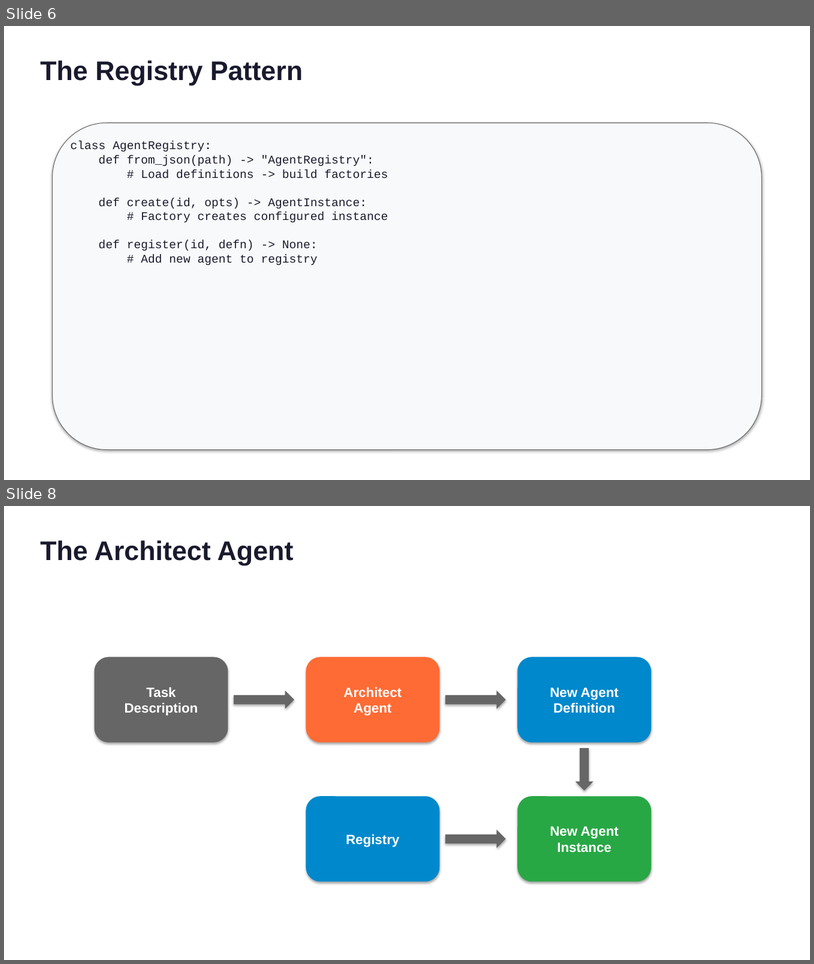
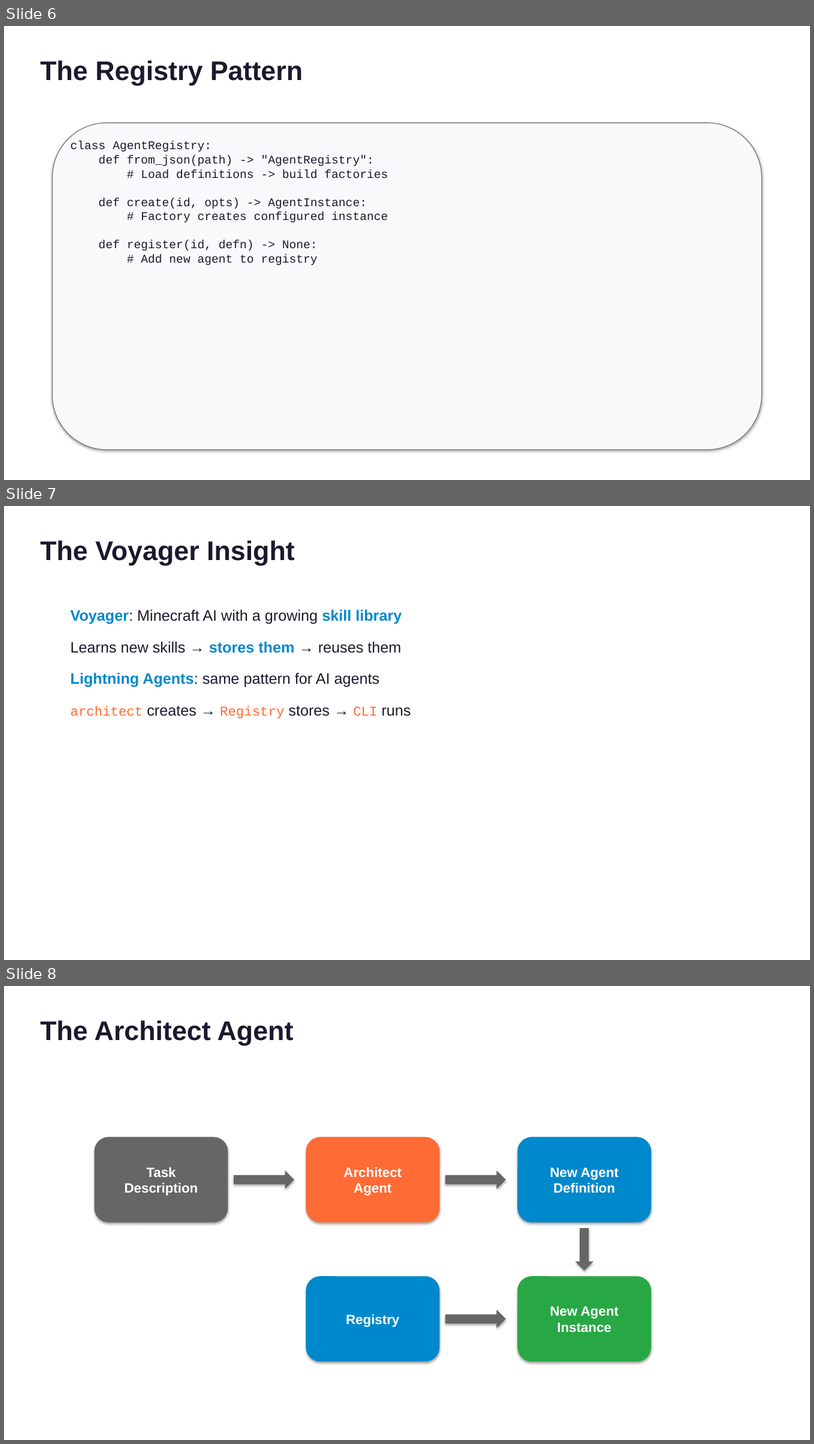
Before and after one commit to RPirruccio/lightning-agents, a slide deck: presentation/output/lightning-agents.pptx. Shown one above the other, each under a label of ours: slides 6 and 8 before the commit, slides 6, 7 and 8 after it; the slides between them are not shown. The pictures are 814x964 and 814x1444 pixels, drawn with LibreOffice and Linux fonts; fonts in the diff are those of the drawing. Boxes give left, top, right and bottom in pixels: in the first picture for what was removed or moved away, otherwise in the second. Text is boxed around its words. In the diff, an @@ line names an element or a change of style, - is before the commit and + after.

```diff
--- a/presentation/output/lightning-agents.pptx
+++ b/presentation/output/lightning-agents.pptx
@@ slide 7 added at box(4, 506, 810, 960), background #FFFFFF @@
@@ text added at box(40, 540, 295, 565), 32 pt, text #1A1A2E, bold @@
+The Voyager Insight
@@ text added at box(71, 609, 411, 718), 18 pt, text #1A1A2E @@
+Voyager: Minecraft AI with a growing skill library
+Learns new skills → stores them → reuses them
+Lightning Agents: same pattern for AI agents
+architect creates → Registry stores → CLI runs
```
Also in this commit, not shown: 2 slides changed, 3 other slides added, 4 slides removed, 18 other files.
